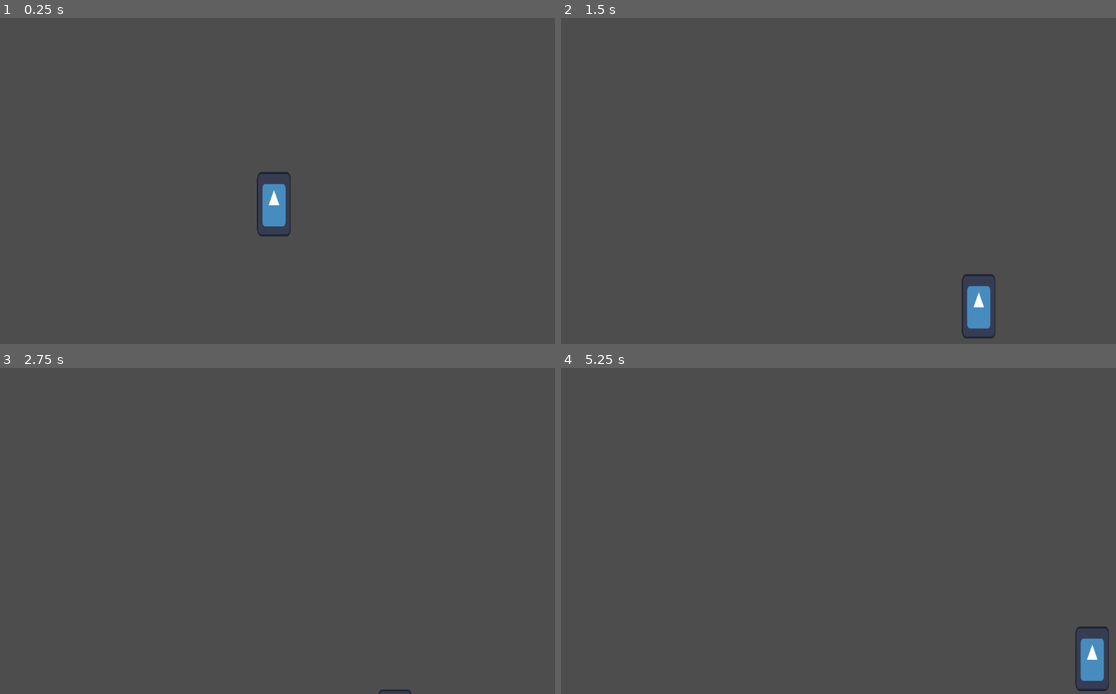
Above: before the commit, frames 1-4 (two rows, left to right).
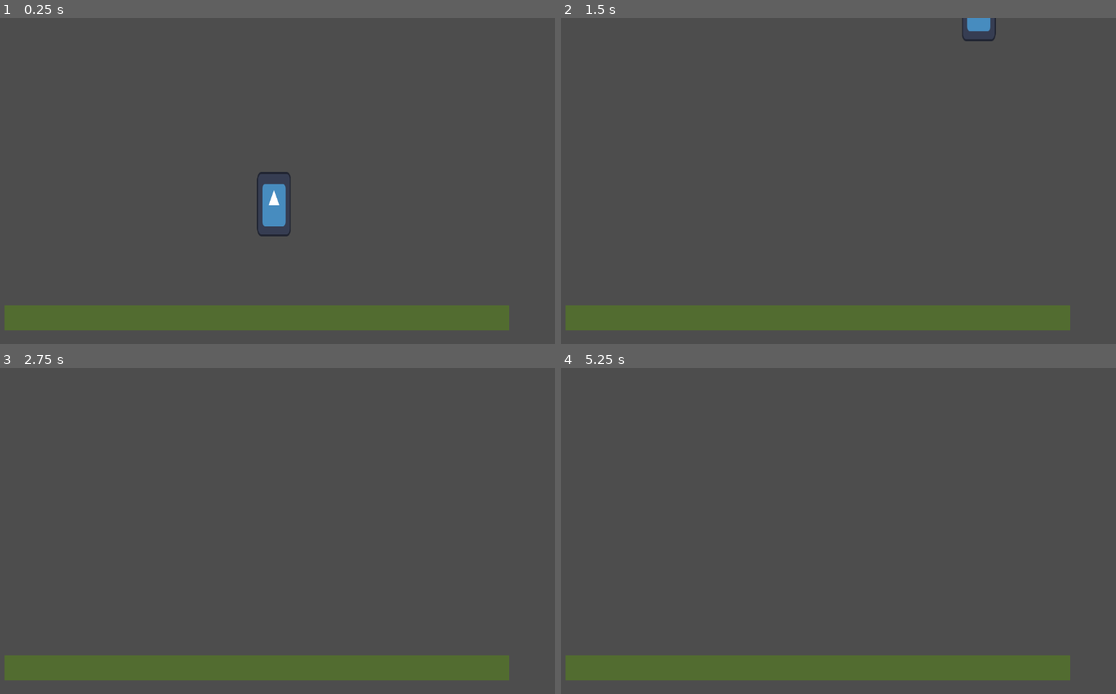
Above: after the commit, the same moments.

Repository: ArtemisSoftware/godot-experience
Game: Godot game, scene res://scenes/knight_world.tscn
The game is run twice, just before and just after one commit, with the same random seed, the same clock (stepped at 60 frames per second) and the same inputs. The engine's default icon, where the game draws it, is replaced by a stand-in: a white triangle on a blue panel in a dark square.
Inputs:
- Up to frame 1 (0.25 s): no input
- Up to frame 2 (1.5 s): hold Right (move_right) from 0.53 s (still down); tap Space (jump) at 0.6, 0.77, 1.07, 1.35 s
- Up to frame 3 (2.75 s): tap Space (jump) at 1.52, 1.82, 2.1 s; release Right (move_right) at 2.03 s; hold Left (move_left) from 2.03 s (still down)
- Up to frame 4 (5.25 s): release Left (move_left) at 2.78 s; hold Right (move_right) 2.78-4.28 s; tap Space (jump) at 2.85, 3.02, 3.32, 3.6, 3.77, 4.07, 4.25, 4.35, 4.52, 4.82, 5.1 s; tap Enter at 3.5 s; hold Left (move_left) 4.28-5.03 s; hold Right (move_right) from 5.03 s (still down)

The runs differ from the first frame. In frame 1, 6.9% of the frame differs, in the area x 0-92%, y 88-96%; in frame 2, 7.5%; in frame 3, 6.9%; in frame 4, 7.6%, in the area x 0-99%, y 79-100%.

Commit message:
Platforms

Diff:
--- a/scenes/knight_world.tscn
+++ b/scenes/knight_world.tscn
@@ -1,8 +1,36 @@
-[gd_scene load_steps=2 format=3 uid="uid://ch7a15koyiynm"]
+[gd_scene load_steps=4 format=3 uid="uid://ch7a15koyiynm"]
 
 [ext_resource type="PackedScene" uid="uid://by0xrigxrt8w" path="res://scenes/player.tscn" id="1_quamk"]
+
+[sub_resource type="QuadMesh" id="QuadMesh_xe4xi"]
+size = Vector2(1000, 50)
+
+[sub_resource type="RectangleShape2D" id="RectangleShape2D_uigpl"]
+size = Vector2(997, 49)
 
 [node name="KnightWorld" type="Node2D"]
 
 [node name="Player" parent="." instance=ExtResource("1_quamk")]
 position = Vector2(595, 374)
+
+[node name="Platform" type="StaticBody2D" parent="."]
+position = Vector2(561, 596)
+
+[node name="MeshInstance2D" type="MeshInstance2D" parent="Platform"]
+modulate = Color(0.321998, 0.425292, 0.187113, 1)
+mesh = SubResource("QuadMesh_xe4xi")
+
+[node name="CollisionShape2D" type="CollisionShape2D" parent="Platform"]
+position = Vector2(-0.5, -0.5)
+shape = SubResource("RectangleShape2D_uigpl")
+
+[node name="Platform2" type="StaticBody2D" parent="."]
+position = Vector2(561, 596)
+
+[node name="MeshInstance2D" type="MeshInstance2D" parent="Platform2"]
+modulate = Color(0.321998, 0.425292, 0.187113, 1)
+mesh = SubResource("QuadMesh_xe4xi")
+
+[node name="CollisionShape2D" type="CollisionShape2D" parent="Platform2"]
+position = Vector2(674, -119)
+shape = SubResource("RectangleShape2D_uigpl")
--- a/scenes/player.tscn
+++ b/scenes/player.tscn
@@ -8,6 +8,7 @@
 
 [node name="Player" type="CharacterBody2D"]
 script = ExtResource("1_1xtux")
+jump_force = 800
 
 [node name="Sprite2D" type="Sprite2D" parent="."]
 position = Vector2(0, -64)
